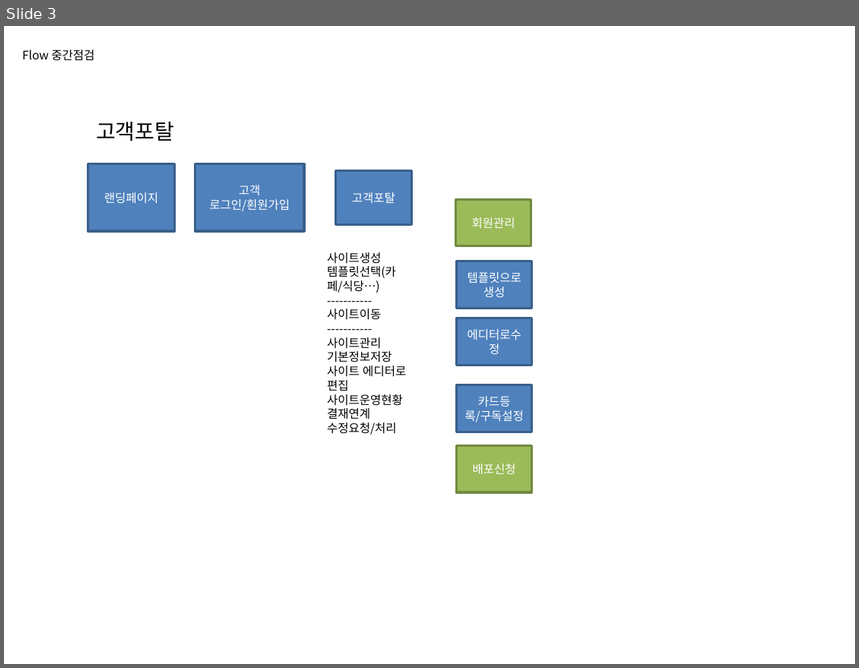
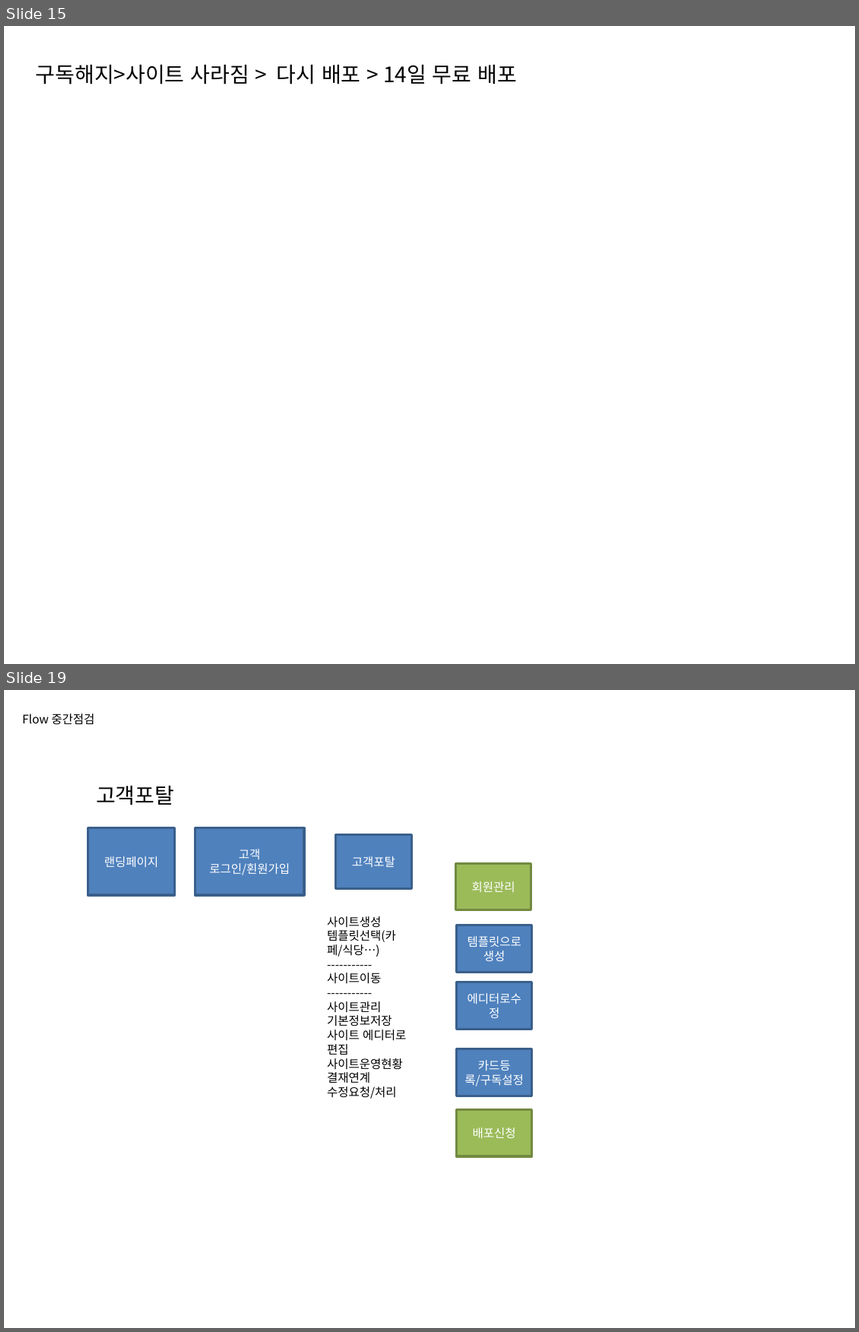
Before and after one commit to oksusoo1/homepageDev, a slide deck: My-plaform.pptx. Shown one above the other, each under a label of ours: slide 3 before the commit, slides 15 and 19 after it; the slides between them are not shown. The pictures are 859x668 and 859x1332 pixels, drawn with LibreOffice and Linux fonts; fonts in the diff are those of the drawing. Boxes give left, top, right and bottom in pixels: in the first picture for what was removed or moved away, otherwise in the second. Text is boxed around its words. In the diff, an @@ line names an element or a change of style, - is before the commit and + after.

```diff
--- a/My-plaform.pptx
+++ b/My-plaform.pptx
@@ slide 15 added at <box>4,26,855,664</box>, background #FFFFFF @@
@@ text added at <box>36,65,517,85</box>, 18 pt, text #000000 @@
+구독해지>사이트 사라짐 > 다시 배포 > 14일 무료 배포
@@ what was slide 3 is now slide 19 @@
```
Also in this commit, not shown: 15 other slides added, 4 other files.
